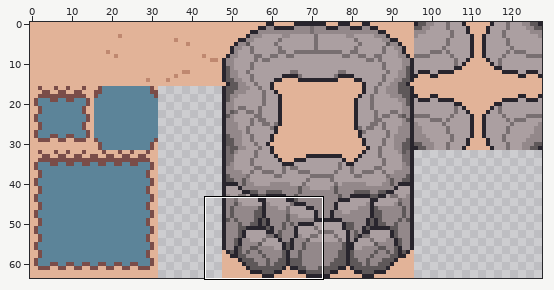
Two states of a sprite sheet, res/sprite/tileset_arizona.png. The picture above shows the old version from afar; the outline marks the close-up.
Close-up. Before:
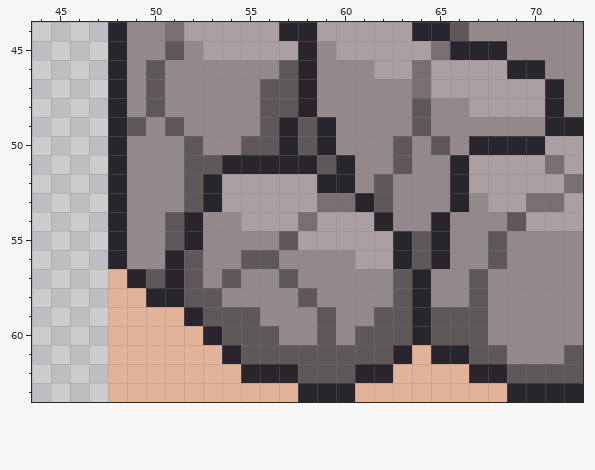
The file is 128x64 pixels. Shown: x 44..72, y 44..63. The commit also changed other parts of the picture, which this record leaves out.
And afterwards:
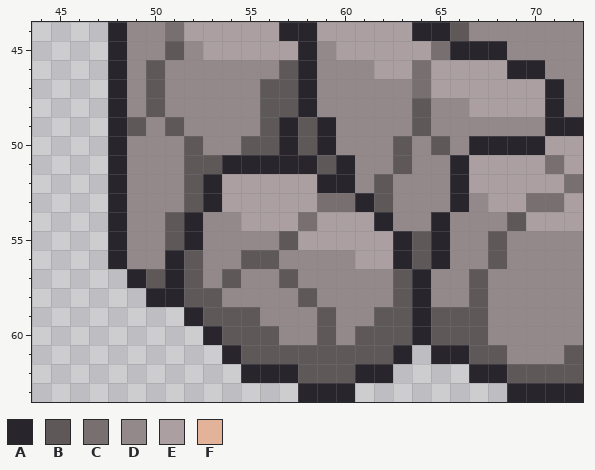
Palette (. is transparent): A #28252d  B #5e5859  C #786f71  D #93888a  E #ab9fa1  F #e2b398
The exact change:
@@ x 44..72 @@
 56 ....ADDABDDBBDDDDEEABADDBDDDD
-57 ....FABABDBDDBDDDDDBADDBDDDDD
-58 ....FFAABBDDDDBDDDDBADDBDDDDD
-59 ....FFFFABBBDDDBDDBBABBBDDDDD
-60 ....FFFFFABBBDDBDBBBABBBDDDDD
-61 ....FFFFFFABBBBBBBBAFAABBDDDB
-62 ....FFFFFFFAAABBBAAFFFFAABBBB
-63 ....FFFFFFFFFFAAAFFFFFFFFAAAA
+57 .....ABABDBDDBDDDDDBADDBDDDDD
+58 ......AABBDDDDBDDDDBADDBDDDDD
+59 ........ABBBDDDBDDBBABBBDDDDD
+60 .........ABBBDDBDBBBABBBDDDDD
+61 ..........ABBBBBBBBA.AABBDDDB
+62 ...........AAABBBAA....AABBBB
+63 ..............AAA........AAAA
Changed places in both close-ups, as pixel boxes (x1, y1, x2, y2):
erased: (108, 269, 507, 402)
